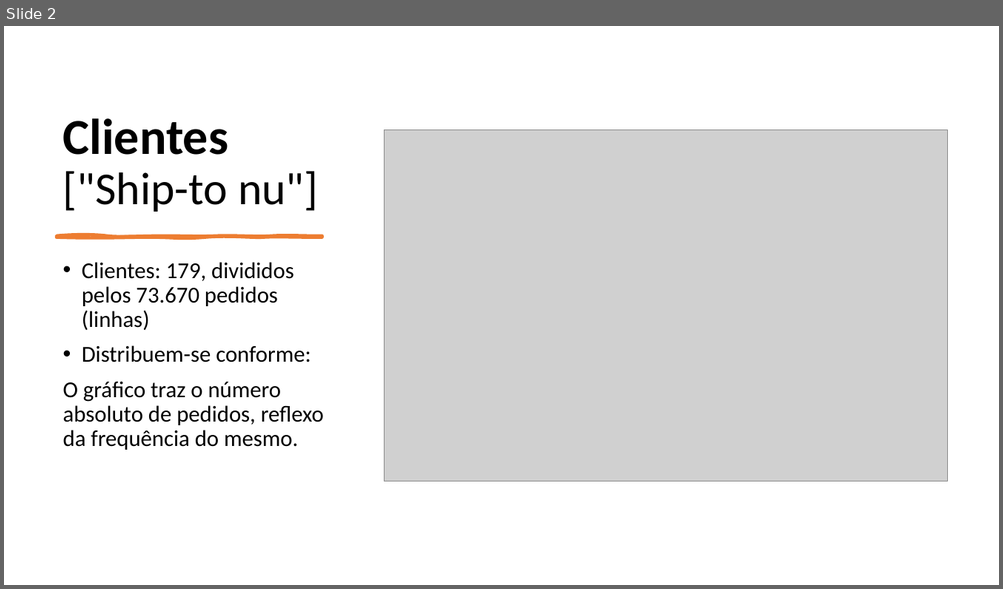
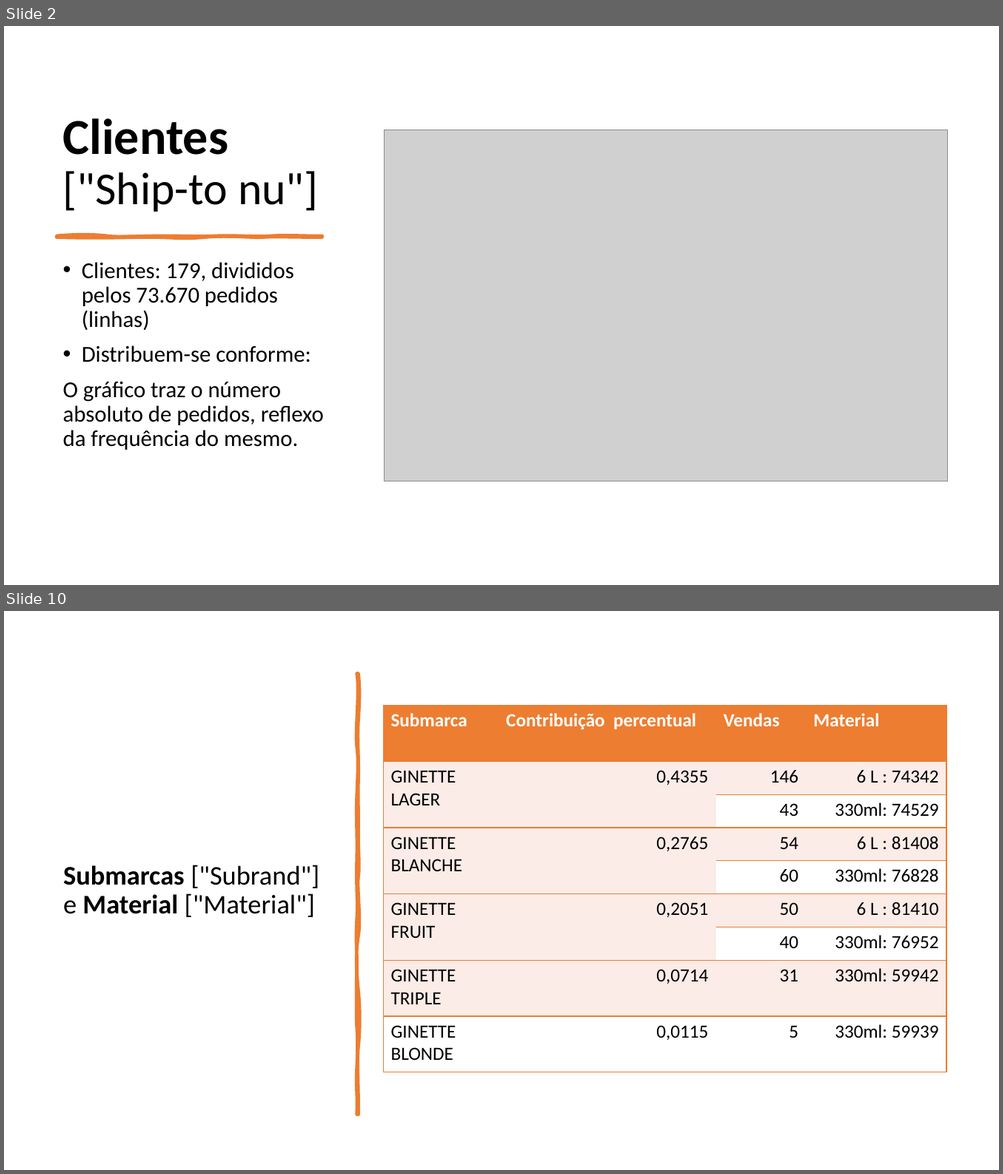
Before and after one commit to brenoccosta/ABIAcademyHack, a slide deck: Apresentação1.pptx. Shown one above the other, each under a label of ours: slide 2 before the commit, slides 2 and 10 after it; the slides between them are not shown. The pictures are 1003x589 and 1003x1174 pixels, drawn with LibreOffice and Linux fonts; fonts in the diff are those of the drawing; grey boxes stand for pictures. Boxes give left, top, right and bottom in pixels: in the first picture for what was removed or moved away, otherwise in the second. Text is boxed around its words. In the diff, an @@ line names an element or a change of style, - is before the commit and + after.

```diff
--- a/Apresentação1.pptx
+++ b/Apresentação1.pptx
@@ slide 10 added at (4,611,999,1170), background #FFFFFF @@
@@ freeform shape added at (357,674,358,1116), fill #ED7D31, outline #ED7D31 3.25 pt @@
@@ table added at (383,706,945,1073), 9 rows, 4 columns @@
+Submarca | Contribuição percentual | Vendas | Material
+GINETTE LAGER | 0,4355 | 146 | 6 L : 74342
+ |  | 43 | 330ml: 74529
+GINETTE BLANCHE | 0,2765 | 54 | 6 L : 81408
+ |  | 60 | 330ml: 76828
+GINETTE FRUIT | 0,2051 | 50 | 6 L : 81410
+ |  | 40 | 330ml: 76952
+GINETTE TRIPLE | 0,0714 | 31 | 330ml: 59942
+GINETTE BLONDE | 0,0115 | 5 | 330ml: 59939
@@ title added at (63,865,319,917), 26 pt, text #000000 @@
+Submarcas ["Subrand"] e Material ["Material"]
```
Also in this commit, not shown: 6 slides changed, 4 other slides added, 2 slides removed, 1 other file.
